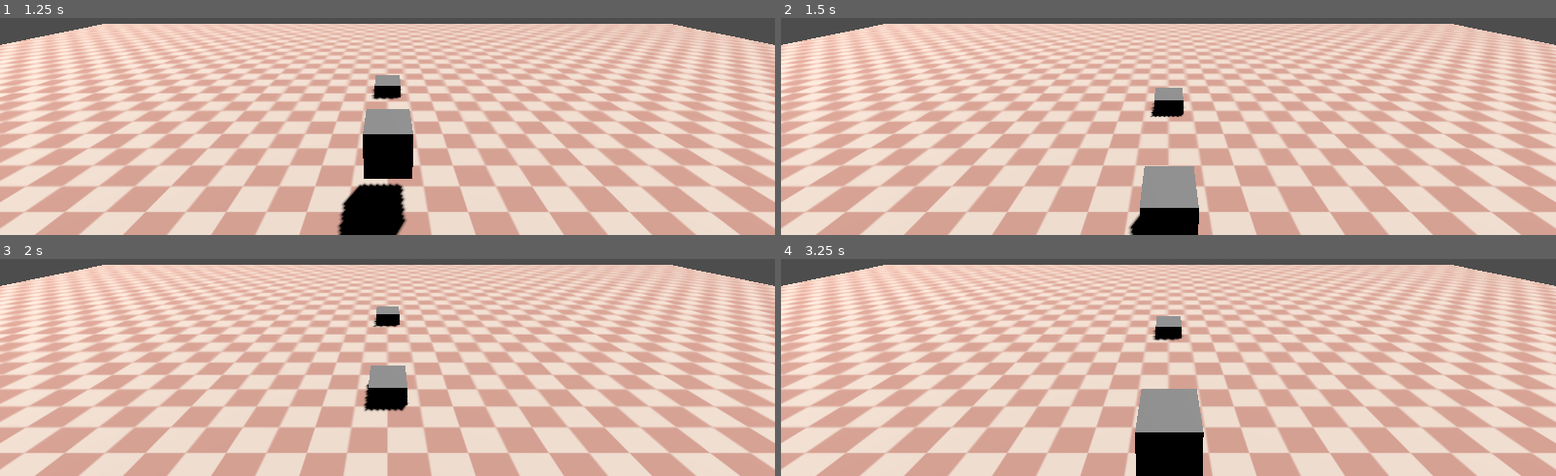
Above: before the commit, frames 1-4 (two rows, left to right).
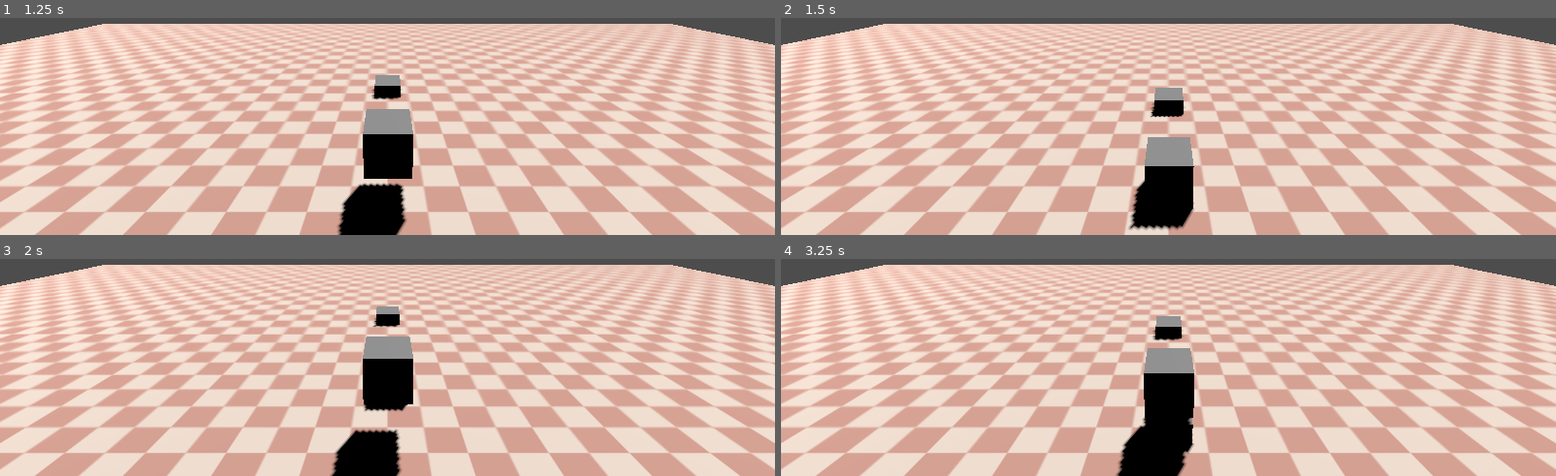
Above: after the commit, the same moments.

Repository: edot9241/godot-tests
Game: Godot game, scene res://world.tscn
Two runs of this game, one before a commit and one after it. Both use one fixed random seed, a clock stepped at 60 frames per second and the inputs below.
Inputs:
- Up to frame 1 (1.25 s): tap Enter (ui_accept) at 0.5, 0.77 s; hold D (move_right) from 0.53 s (still down)
- Up to frame 2 (1.5 s): release D (move_right) at 1.28 s; hold Down (ui_down) from 1.28 s (still down)
- Up to frame 3 (2 s): keep holding Down (ui_down); tap Enter (ui_accept) at 1.52 s
- Up to frame 4 (3.25 s): release Down (ui_down) at 2.03 s; hold D (move_right) 2.03-2.78 s; hold Up (ui_up) from 2.78 s (still down); tap Enter (ui_accept) at 3.02 s

Frame 1 is identical in both runs. In frame 2, 2.8% of the frame differs, in the area x 44-54%, y 54-100%; in frame 3, 3.3%; in frame 4, 3.6%, in the area x 43-55%, y 41-100%.

Commit message:
added naive implementation for the player controller

Diff:
--- a/player/PlayerController.gd
+++ b/player/PlayerController.gd
@@ -3,6 +3,7 @@
 
 const SPEED = 5.0
 const JUMP_VELOCITY = 4.5
+var step_size = global_transform.basis.x.length() + global_transform.basis.x.length() / 3
 
 # Get the gravity from the project settings to be synced with RigidBody nodes.
 var gravity = ProjectSettings.get_setting("physics/3d/default_gravity")
@@ -18,14 +19,18 @@
 		velocity.y = JUMP_VELOCITY
 
 	# Get the input direction and handle the movement/deceleration.
-	# As good practice, you should replace UI actions with custom gameplay actions.
-	var input_dir = Input.get_vector("ui_left", "ui_right", "ui_up", "ui_down")
-	var direction = (transform.basis * Vector3(input_dir.x, 0, input_dir.y)).normalized()
-	if direction:
-		velocity.x = direction.x * SPEED
-		velocity.z = direction.z * SPEED
-	else:
-		velocity.x = move_toward(velocity.x, 0, SPEED)
-		velocity.z = move_toward(velocity.z, 0, SPEED)
+	var x_axis_input = Input.get_axis("move_left", "move_right")
+
+	print(x_axis_input)
+	# if x_axis_input < 0:
+	# 	var target_pos = Vector3(global_transform.basis.x.x - step_size, 0, 0)
+	# 	var direction = global_position.direction_to(target_pos)
+	# 	velocity = direction * SPEED
+	# 	print("left")
+	# elif x_axis_input > 0:
+	# 	var target_pos = Vector3(global_transform.basis.x.x - step_size, 0, 0)
+	# 	var direction = global_position.direction_to(target_pos)
+	# 	velocity = direction * SPEED
+	# 	print("right")
 
 	move_and_slide()
